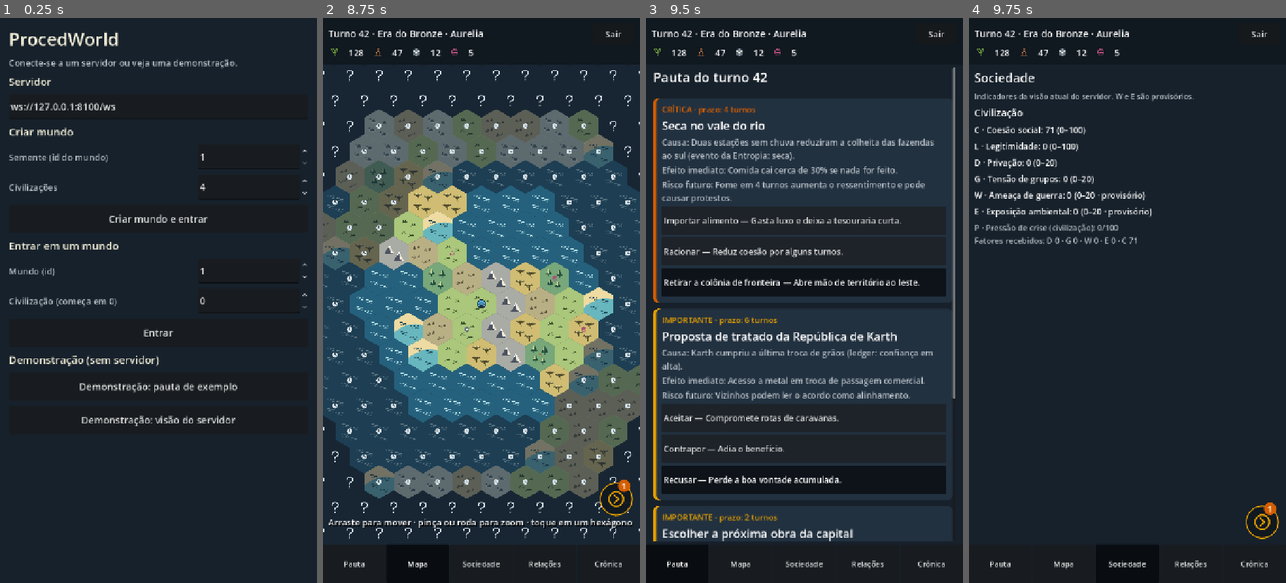
Above: before the commit, frames 1-4 (left to right).
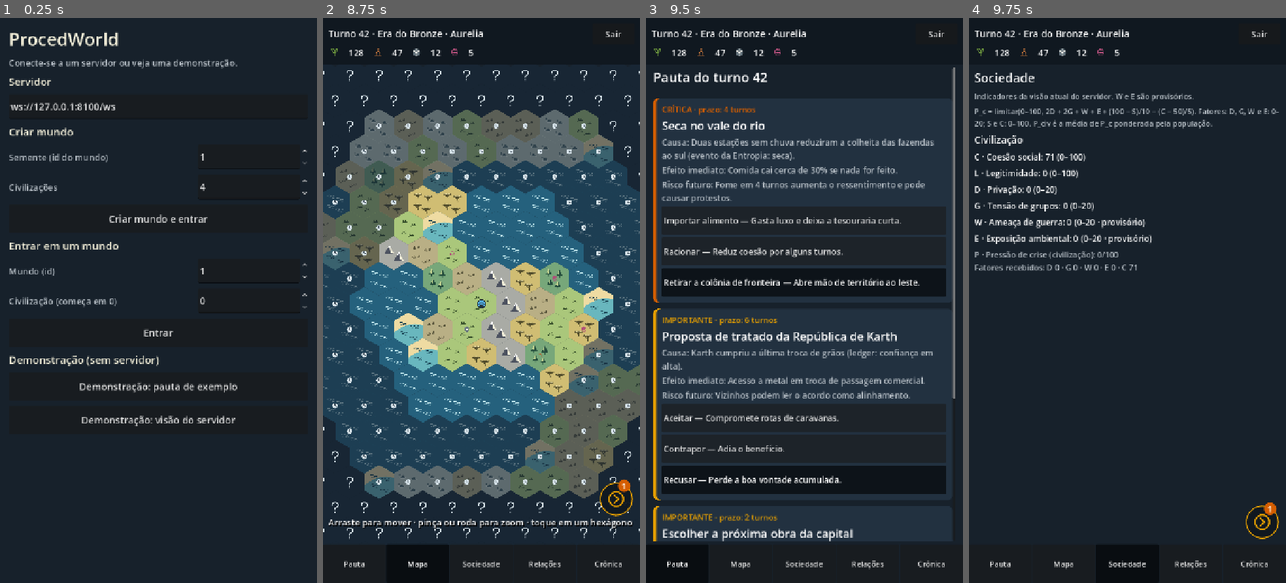
Above: after the commit, the same moments.

Repository: VSennaa/ProcedWorld
Game: Godot game, scene res://scenes/main.tscn
Same seed, same stepped clock (60 frames per second), same inputs: the game is played once before the commit and once after it.
Inputs (mouse positions are in pixels of both pictures, inside the frame that each line leads up to):
- Up to frame 1 (0.25 s): no input
- Up to frame 2 (8.75 s): click "Criar mundo e entrar" at 0.5 s; click "Entrar" at 1.25 s; click "Demonstração: pauta de exemplo" at 2 s; click "Importar alimento — Gasta lux…" at 2.75 s; click "Racionar — Reduz coesão por a…" at 3.5 s; click "Retirar a colônia de fronteir…" at 4.25 s; click "Aceitar — Compromete rotas de…" at 5 s; click "Contrapor — Adia o benefício." at 5.75 s; click "Recusar — Perde a boa vontade…" at 6.5 s; click "Pauta" at 7.25 s; click "Mapa" at 8 s
- Up to frame 3 (9.5 s): click (937, 498) at 8.75 s
- Up to frame 4 (9.75 s): click "Sociedade" at 9.5 s

Frames 1-3 are identical in both runs. In frame 4, 5.2% of the frame differs, in the area x 1-98%, y 16-45%.

Commit message:
fix(front): A3 judge findings (research estimate, attack eligibility, improvement data, token flow)
Co-Authored-By: Claude Opus 5.5 <noreply@anthropic.com>

Diff:
--- a/client/scripts/catalog_view.gd
+++ b/client/scripts/catalog_view.gd
@@ -101,17 +101,25 @@
 	var result: Array = []
 	if tile.get("fog", "unknown") != "visible" or tile.get("improvement") != null or tile.has("build_progress"):
 		return result
-	var biome := String(tile.get("biome", ""))
+	# The projection must identify the terrain itself; the client must not guess it.
+	if typeof(tile.get("biome")) != TYPE_STRING or String(tile["biome"]).is_empty():
+		return result
+	var biome: String = tile["biome"]
 	var done: Array = research.get("done", [])
 	for id in improvements:
 		var entry: Dictionary = improvements[id]
 		var required := String(entry.get("requires_technology", entry.get("technology", entry.get("requires", ""))))
 		if not required.is_empty() and not done.has(required):
 			continue
-		var biomes: Variant = entry.get("biomes", entry.get("terrain", entry.get("terrains", [])))
-		if typeof(biomes) == TYPE_STRING:
-			biomes = [biomes]
-		if typeof(biomes) == TYPE_ARRAY and not biomes.is_empty() and not biomes.has(biome):
+		var biomes: Variant = entry.get("biomes")
+		if typeof(biomes) != TYPE_ARRAY or biomes.is_empty():
+			continue
+		var valid_biomes := true
+		for allowed in biomes:
+			if typeof(allowed) != TYPE_STRING or String(allowed).is_empty():
+				valid_biomes = false
+				break
+		if not valid_biomes or not biomes.has(biome):
 			continue
 		result.append({"id": String(id), "name": String(entry.get("name", id))})
 	result.sort_custom(func(a: Dictionary, b: Dictionary) -> bool: return a["name"] < b["name"])
--- a/client/scripts/main.gd
+++ b/client/scripts/main.gd
@@ -81,6 +81,8 @@
 var _pending_action: Dictionary = {}
 var _joined := false
 var _session: Dictionary = {}
+## Tests can use a project-local ConfigFile when their sandbox cannot write user://.
+var _session_store_path := SessionStore.DEFAULT_PATH
 var _inflight: Dictionary = {}  # request id -> {kind, unit_id, order_kind, order_target, ...}
 var _overrides: Array = []      # accepted local orders of the open turn, re-applied on refresh
 var _overrides_turn := -1
@@ -113,7 +115,7 @@
 func _ready() -> void:
 	var args := OS.get_cmdline_user_args()
 	_build_shell()
-	var last := SessionStore.load_last(_url)
+	var last := SessionStore.load_last(_url, _session_store_path)
 	_url = last["url"]
 	for arg in args:
 		if arg.begins_with("--server="):
@@ -397,7 +399,7 @@
 	else:
 		_connect.set_status("Entrando no mundo…")
 		var payload := {"world_id": action["world_id"], "civ": action["civ"]}
-		var token := SessionStore.load_token(action["world_id"], action["civ"])
+		var token := SessionStore.load_token(action["world_id"], action["civ"], _session_store_path)
 		if not token.is_empty():
 			payload["session_token"] = token
 		_inflight[net.send_request("join", payload)] = {"kind": "join"}
@@ -407,7 +409,7 @@
 	var text := "Conexão com o servidor perdida. Use Entrar para retomar a mesma civilização." if was_open else "Não foi possível conectar a %s." % _url
 	_close_connection()
 	_inflight.clear()
-	var last := SessionStore.load_last(_url)
+	var last := SessionStore.load_last(_url, _session_store_path)
 	_connect.build(_url, last["world_id"], last["civ"])
 	_connect.set_status(text, true)
 	_show_connect()
@@ -423,7 +425,7 @@
 	_selected_city = -1
 	_founding_selected = false
 	_set_move_mode(false)
-	var last := SessionStore.load_last(_url)
+	var last := SessionStore.load_last(_url, _session_store_path)
 	_connect.build(_url, last["world_id"], last["civ"])
 	_show_connect()
 
@@ -445,8 +447,8 @@
 			_session = {"world_id": int(payload.get("world_id", 0)), "civ": int(payload.get("civ", 0))}
 			var token := String(payload.get("session_token", ""))
 			if not token.is_empty():
-				SessionStore.save_token(_session["world_id"], _session["civ"], token)
-			SessionStore.save_last(_url, _session["world_id"], _session["civ"])
+				SessionStore.save_token(_session["world_id"], _session["civ"], token, _session_store_path)
+			SessionStore.save_last(_url, _session["world_id"], _session["civ"], _session_store_path)
 		"state_snapshot":
 			_apply_view(payload, false)
 		"turn_diff":
@@ -834,10 +836,12 @@
 				_report("Escolha a unidade inimiga na lista de ataque.", false)
 
 
-## Only visible adjacent foreign units are offered. The server rechecks reach and hostility.
+## Only an uncommitted own unit with movement remaining may attack; the server rechecks reach and hostility.
 func _attack_targets(unit: Dictionary) -> Array:
 	var result: Array = []
-	if unit.is_empty() or not unit.get("own", false):
+	if unit.is_empty() or not unit.get("own", false) or int(unit.get("movement_left", 0)) <= 0:
+		return result
+	if unit.get("order", "") != "Idle" or int(unit.get("skipped_turn", -1)) == world.turn or int(unit.get("attacked_turn", -1)) == world.turn:
 		return result
 	var adjacent := Hex.neighbors(unit["cell"], world.map_width, world.map_height)
 	for other in world.units:
--- a/client/scripts/server_view.gd
+++ b/client/scripts/server_view.gd
@@ -231,10 +231,10 @@
 	if typeof(raw_progress) == TYPE_DICTIONARY:
 		for id in raw_progress:
 			progress[String(id)] = int(raw_progress[id])
-	var per_turn := int(state.get("research_per_turn", 0))
-	if per_turn <= 0:
-		for city in view.own_cities():
-			per_turn += int(city.get("yields", {}).get("knowledge", 0))
+	# Only the explicit contract rate can support an estimate. City knowledge yields are
+	# not guaranteed to be the effective research rate (modifiers may apply server-side).
+	var raw_per_turn: Variant = state.get("research_per_turn")
+	var per_turn := int(raw_per_turn) if typeof(raw_per_turn) == TYPE_INT or typeof(raw_per_turn) == TYPE_FLOAT else 0
 	view.research = {"current": String(current) if current != null else "", "done": done, "progress": progress, "per_turn": per_turn}
 
 
--- a/client/scripts/society_view.gd
+++ b/client/scripts/society_view.gd
@@ -21,6 +21,7 @@
 	scroll.add_child(root)
 	_add_title(root, "Sociedade")
 	_add_note(root, "Indicadores da visão atual do servidor. W e E são provisórios.")
+	_add_note(root, "P_c = limitar(0–100, 2D + 2G + W + E + (100 − S)/10 − (C − 50)/5). Fatores: D, G, W e E: 0–20; S e C: 0–100. P_civ é a média de P_c ponderada pela população.")
 	_add_title(root, "Civilização")
 	for row in CIVILIZATION_ROWS:
 		_add_row(root, row, world.indicators)
--- a/client/scripts/world_view.gd
+++ b/client/scripts/world_view.gd
@@ -200,6 +200,9 @@
 
 
 func apply_local_attack(unit_id: int) -> void:
+	var unit := unit_by_id(unit_id)
+	if not unit.is_empty():
+		unit["attacked_turn"] = turn
 	idle_units.erase(unit_id)
 
 
--- a/client/tests/live_flow.gd
+++ b/client/tests/live_flow.gd
@@ -4,8 +4,11 @@
 ## frame format. Not part of run_tests.gd because it opens a loopback socket.
 ##   godot --headless --path client -s res://tests/live_flow.gd
 
-const PORT := 18123
+const SessionStore := preload("res://scripts/session_store.gd")
+
+const PORT := 18124
 const MAX_FRAMES := 1500
+const SESSION_PATH := "res://tests/.tmp_live_sessions.cfg"
 
 var _tcp := TCPServer.new()
 var _peer: WebSocketPeer
@@ -28,9 +31,11 @@
 
 
 func _run() -> void:
-	_tcp.listen(PORT, "127.0.0.1")
+	DirAccess.remove_absolute(ProjectSettings.globalize_path(SESSION_PATH))
+	check(_tcp.listen(PORT, "127.0.0.1") == OK, "mock server listens on loopback")
 	_main = load("res://scenes/main.tscn").instantiate()
 	root.add_child(_main)
+	_main._session_store_path = SESSION_PATH
 	await _frames(2)
 	check(_main.mode == _main.Mode.CONNECT, "app starts on the connection screen")
 
@@ -40,6 +45,7 @@
 	check(_received.size() >= 2 and _received[0]["type"] == "create_world" and int(_received[0]["payload"]["seed"]) == 5 and int(_received[0]["payload"]["civs"]) == 2, "create_world sent with seed and civs")
 	check(_received[1]["type"] == "join" and _received[1]["payload"]["world_id"] == 5 and _received[1]["payload"]["civ"] == 0, "join sent right after the world was created")
 	check(_main._catalog != null and _main._catalog.techs.size() == 17, "catalog push is parsed")
+	check(SessionStore.load_token(5, 0, SESSION_PATH) == "tok-5-0", "joined token is saved through the live flow")
 	check(_main.world.unit_by_id(3)["name"] == "Batedor", "unit names use the catalog that arrived after the snapshot")
 	check(_main._nav_buttons["pesquisa"].visible, "Pesquisa tab appears once the catalog is there")
 	_main.show_screen("pesquisa")
@@ -67,16 +73,27 @@
 	_main._on_unit_focus_requested(3)
 	check(_main._selected_unit == 3 and _main._screens["mapa"].visible, "queue tap shows the map with the unit selected")
 	check(_main._unit_panel._buttons["attack"].visible, "an adjacent visible foreign unit enables Atacar")
-	_main._on_unit_action("fortify")
-	await _wait(func() -> bool: return _main.world.idle_units == [5])
-	var command: Dictionary = _received.back()
-	check(command["type"] == "submit_command" and command["payload"]["command"]["type"] == "set_unit_order" and int(command["payload"]["command"]["data"]["unit_id"]) == 3 and command["payload"]["command"]["data"]["order"] == {"type": "fortify"}, "Fortificar sends SetUnitOrder")
-	check(_main.world.unit_by_id(3)["order"] == "Fortify", "accepted order is shown locally")
 	var attack_before := _received.size()
 	_main._on_unit_action("attack:20")
 	await _wait(func() -> bool: return _received.size() > attack_before)
 	var attack: Dictionary = _received[attack_before]["payload"]["command"]
 	check(attack["type"] == "declare_attack" and int(attack["data"]["attacker"]) == 3 and int(attack["data"]["target"]) == 20, "Atacar sends DeclareAttack with attacker and target")
+	await _wait(func() -> bool: return int(_main.world.unit_by_id(3).get("attacked_turn", -1)) == _main.world.turn)
+	attack_before = _received.size()
+	_main._on_unit_action("attack:20")
+	await _frames(8)
+	check(_received.size() == attack_before, "Atacar is not sent after an attack was accepted")
+	var fortify_before := _received.size()
+	_main._on_unit_action("fortify")
+	await _wait(func() -> bool: return _received.size() > fortify_before)
+	var command: Dictionary = _received[fortify_before]
+	check(command["type"] == "submit_command" and command["payload"]["command"]["type"] == "set_unit_order" and int(command["payload"]["command"]["data"]["unit_id"]) == 3 and command["payload"]["command"]["data"]["order"] == {"type": "fortify"}, "Fortificar sends SetUnitOrder")
+	await _wait(func() -> bool: return _main.world.unit_by_id(3)["order"] == "Fortify")
+	check(_main.world.unit_by_id(3)["order"] == "Fortify", "accepted order is shown locally")
+	attack_before = _received.size()
+	_main._on_unit_action("attack:20")
+	await _frames(8)
+	check(_received.size() == attack_before, "Atacar is not sent after an order was accepted")
 	var sentry_from := _received.size()
 	_main._on_unit_action("sentry")
 	await _wait(func() -> bool: return _main.world.unit_by_id(3)["order"] == "Sentry")
@@ -199,9 +216,22 @@
 	check(settle["type"] == "found_city" and int(settle["data"]["city_id"]) == 1000005 and int(settle["data"]["target"]) == 7 * 24 + 9, "Fundar cidade sends FoundCity with the settler-derived id")
 	check(not _main.world.idle_units.has(5) and not _main._unit_panel._buttons["found"].visible, "the settler stops waiting and cannot found twice")
 
-	# Persistence itself is covered with a project-local file in run_tests; this sandbox cannot
-	# write the OS user-data folder used by the running client.
 	check(_main._session == {"world_id": 5, "civ": 0}, "joined payload establishes the live session")
+	# Re-enter through a fresh scene: it must load and send the token saved by the first join.
+	_main._on_leave_pressed()
+	await _frames(4)
+	_main.queue_free()
+	_peer = null
+	_main = load("res://scenes/main.tscn").instantiate()
+	root.add_child(_main)
+	_main._session_store_path = SESSION_PATH
+	await _frames(2)
+	var reentry_before := _received.size()
+	_main._on_join_requested("ws://127.0.0.1:%d/ws" % PORT, 5, 0)
+	await _wait(func() -> bool: return _main.mode == _main.Mode.LIVE and _main.world != null)
+	var reentry: Dictionary = _received[reentry_before]
+	check(reentry["type"] == "join" and reentry["payload"].get("session_token", "") == "tok-5-0", "fresh client reentry sends the saved token")
+	DirAccess.remove_absolute(ProjectSettings.globalize_path(SESSION_PATH))
 
 	print("%d live checks, %d failures" % [_checks, _failures])
 	if _failures == 0:
--- a/client/tests/run_tests.gd
+++ b/client/tests/run_tests.gd
@@ -256,7 +256,10 @@
 	check(view.civ_colors[0] != view.civ_colors[1], "each civilization gets its own color")
 
 	check(view.research["current"] == "tech.storage" and view.research["done"].has("tech.council") and view.research["progress"]["tech.storage"] == 6, "research state of the own civilization")
-	check(view.research["per_turn"] == 0, "absent research rate falls back to known city yield")
+	check(view.research["per_turn"] == 0, "absent research rate leaves the estimate unavailable")
+	var explicit_rate_payload := _load_view_payload()
+	explicit_rate_payload["civilization"]["research_per_turn"] = 3
+	check(_adapt(explicit_rate_payload, _load_catalog()).research["per_turn"] == 3, "explicit contract research rate is preserved")
 	check(view.header_chips.size() == 4 and view.header_chips[0]["value"] == 18, "header chips: wealth, knowledge, culture, cohesion")
 	check(view.agenda.size() == 1 and view.agenda[0]["event_id"] == 7 and view.agenda[0]["options"].size() == 2, "pending event becomes an agenda card with its choices")
 	check(view.agenda[0]["title"] == "Estiagem do vale" and view.agenda[0]["category"] == "Clima" and view.agenda[0]["effect"].contains("colheita"), "event uses readable name, category and text from catalog")
@@ -371,6 +374,15 @@
 	check(options == [{"id": "improvement.lumberyard", "name": "Madeireira"}], "worker sees catalog improvements compatible with mastered technology and biome")
 	worker_tile["improvement"] = "improvement.lumberyard"
 	check(_load_catalog().improvements_for(worker_tile, view.research).is_empty(), "existing improvement hides build options")
+	worker_tile.erase("improvement")
+	worker_tile.erase("biome")
+	check(_load_catalog().improvements_for(worker_tile, view.research).is_empty(), "missing projected biome hides build options")
+	var malformed := _load_catalog()
+	malformed.improvements["improvement.lumberyard"]["biomes"] = "floresta"
+	check(malformed.improvements_for(view.tile_at(view.unit_by_id(8)["cell"]), view.research).is_empty(), "malformed biome schema hides build options")
+	malformed = _load_catalog()
+	malformed.improvements["improvement.lumberyard"].erase("biomes")
+	check(malformed.improvements_for(view.tile_at(view.unit_by_id(8)["cell"]), view.research).is_empty(), "missing biome schema hides build options")
 	check(ServerView.parse_order({"type": "build", "data": {"improvement": "improvement.farm"}}, 24)["kind"] == "Build", "Build order decodes tolerantly")
 
 
@@ -482,6 +494,7 @@
 	root.add_child(society)
 	society.build(view)
 	var society_text: Array = society.find_children("*", "Label", true, false).map(func(label: Label) -> String: return label.text)
+	check(society_text.any(func(text: String) -> bool: return text.contains("P_c = limitar") and text.contains("D, G, W e E: 0–20") and text.contains("S e C: 0–100")), "society explains the pressure formula and factor scales")
 	check(society_text.any(func(text: String) -> bool: return text.begins_with("P · Pressão de crise") and text.contains("Fatores recebidos")), "society shows pressure with its factors")
 	check(society_text.any(func(text: String) -> bool: return text.contains("W") and text.contains("provisório")), "society marks W and E as provisional")
 	society.queue_free()
Not shown, added: client/scripts/event_view.gd.uid
Not shown, added: client/scripts/society_view.gd.uid
Not shown, added: client/tests/live_flow.gd.uid
Not shown, added: client/tests/real_server.gd.uid
